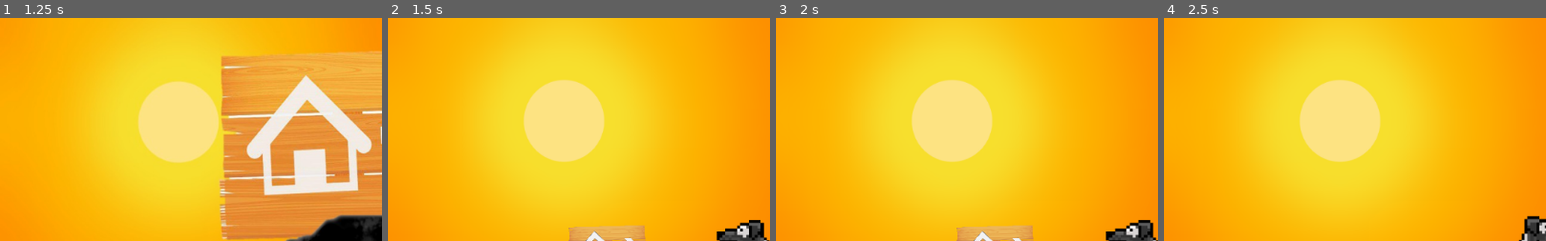
Above: before the commit, frames 1-4 (left to right).
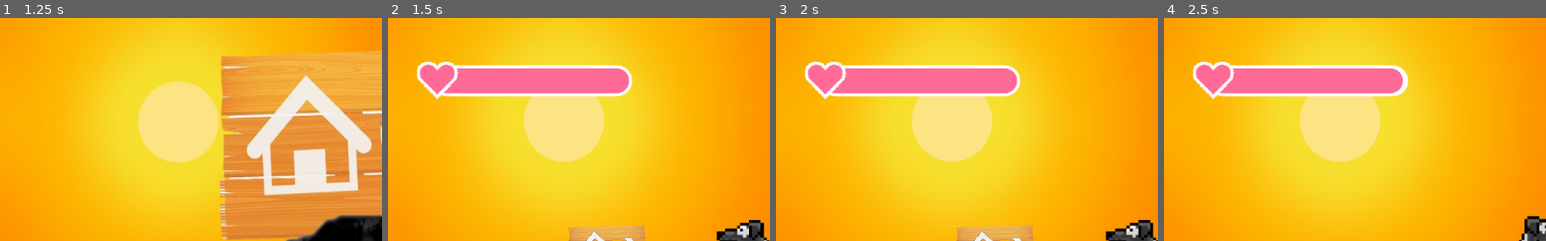
Above: after the commit, the same moments.

Repository: pabtorres/take-me-hoom
Game: Godot game, scene res://scenes/Menu.tscn
Same seed, same stepped clock (60 frames per second), same inputs: the game is played once before the commit and once after it.
Inputs:
- Up to frame 1 (1.25 s): click "New Game" at 0.5 s
- Up to frame 2 (1.5 s): click "Start Adventure" at 1.25 s
- Up to frame 3 (2 s): no input
- Up to frame 4 (2.5 s): hold Right (right1) from 2.03 s (still down); hold B (attack1) from 2.03 s (still down); tap Space (jump1) at 2.27 s
The pictures show only the part of the screen within x 0-50%, y 0-50%; the shares and areas given below are measured in that part.

Frame 1 is identical in both runs. In frame 2, 8.0% of the frame differs, in the area x 7-64%, y 19-37%; in frame 3, 8.0%; in frame 4, 8.0%.

Commit message:
progress bar is ready

Diff:
--- a/scenes/Player1.tscn
+++ b/scenes/Player1.tscn
@@ -1,9 +1,10 @@
-[gd_scene load_steps=15 format=2]
+[gd_scene load_steps=18 format=2]
 
 [ext_resource path="res://sprites/player/wave.png" type="Texture" id=1]
 [ext_resource path="res://sprites/player/doggo_scarf.png" type="Texture" id=2]
 [ext_resource path="res://scripts/Player1.gd" type="Script" id=3]
 [ext_resource path="res://scenes/CircleFader.tscn" type="PackedScene" id=4]
+[ext_resource path="res://sprites/keyitems/heart.png" type="Texture" id=5]
 
 [sub_resource type="CircleShape2D" id=1]
 radius = 20.9649
@@ -140,8 +141,32 @@
 [sub_resource type="RectangleShape2D" id=9]
 extents = Vector2( 32, 16 )
 
-[sub_resource type="RectangleShape2D" id=10]
+[sub_resource type="RectangleShape2D" id=12]
 extents = Vector2( 17.7447, 20.0426 )
+
+[sub_resource type="StyleBoxFlat" id=10]
+bg_color = Color( 1, 0.419608, 0.592157, 1 )
+border_width_left = 4
+border_width_top = 4
+border_width_right = 4
+border_width_bottom = 4
+border_color = Color( 1, 0.996078, 0.996078, 1 )
+corner_radius_top_left = 20
+corner_radius_top_right = 20
+corner_radius_bottom_right = 20
+corner_radius_bottom_left = 20
+
+[sub_resource type="StyleBoxFlat" id=11]
+bg_color = Color( 0.258824, 0.141176, 0.270588, 1 )
+border_width_left = 4
+border_width_top = 4
+border_width_right = 4
+border_width_bottom = 4
+border_color = Color( 0.992157, 0.988235, 0.988235, 1 )
+corner_radius_top_left = 20
+corner_radius_top_right = 20
+corner_radius_bottom_right = 20
+corner_radius_bottom_left = 20
 
 [node name="Player1" type="KinematicBody2D"]
 position = Vector2( -289.567, 96.7795 )
@@ -194,20 +219,41 @@
 position = Vector2( 9.56699, 15.2205 )
 shape = SubResource( 9 )
 
-[node name="ProgressBar" type="ProgressBar" parent="."]
-visible = false
-margin_left = -24.0
-margin_top = -34.0
-margin_right = 25.0
-margin_bottom = -20.0
-max_value = 1000.0
-step = 10.0
-__meta__ = {
-"_edit_use_anchors_": false
-}
-
 [node name="CollisionShape2D2" type="CollisionShape2D" parent="."]
 position = Vector2( 11.4987, 11.1424 )
 z_as_relative = false
-shape = SubResource( 10 )
+shape = SubResource( 12 )
+
+[node name="CanvasLayer" type="CanvasLayer" parent="."]
+
+[node name="ProgressBar" type="ProgressBar" parent="CanvasLayer"]
+margin_left = 59.0
+margin_top = 64.0
+margin_right = 327.0
+margin_bottom = 105.0
+custom_styles/fg = SubResource( 10 )
+custom_styles/bg = SubResource( 11 )
+max_value = 1000.0
+step = 10.0
+value = 1000.0
+percent_visible = false
+__meta__ = {
+"_edit_use_anchors_": false
+}
+
+[node name="TextureRect" type="TextureRect" parent="CanvasLayer/ProgressBar"]
+anchor_left = 0.0190068
+anchor_top = 0.0126915
+anchor_right = 0.0190068
+anchor_bottom = 0.0126915
+margin_left = -220.616
+margin_top = -35.5271
+margin_right = 225.384
+margin_bottom = 73.4729
+texture = ExtResource( 5 )
+expand = true
+stretch_mode = 6
+__meta__ = {
+"_edit_use_anchors_": false
+}
 [connection signal="area_entered" from="Area2D" to="." method="_on_Area2D_area_entered"]
--- a/scripts/Player1.gd
+++ b/scripts/Player1.gd
@@ -134,4 +134,4 @@
 
 func _on_Area2D_area_entered(area):
 	life-=10
-	$ProgressBar.value=life
+	$CanvasLayer/ProgressBar.value=life
Binary file added: sprites/keyitems/heart.png
Not shown, added: sprites/keyitems/heart.png.import
Binary file added: sprites/keyitems/pear36-32x.png
Not shown, added: sprites/keyitems/pear36-32x.png.import
